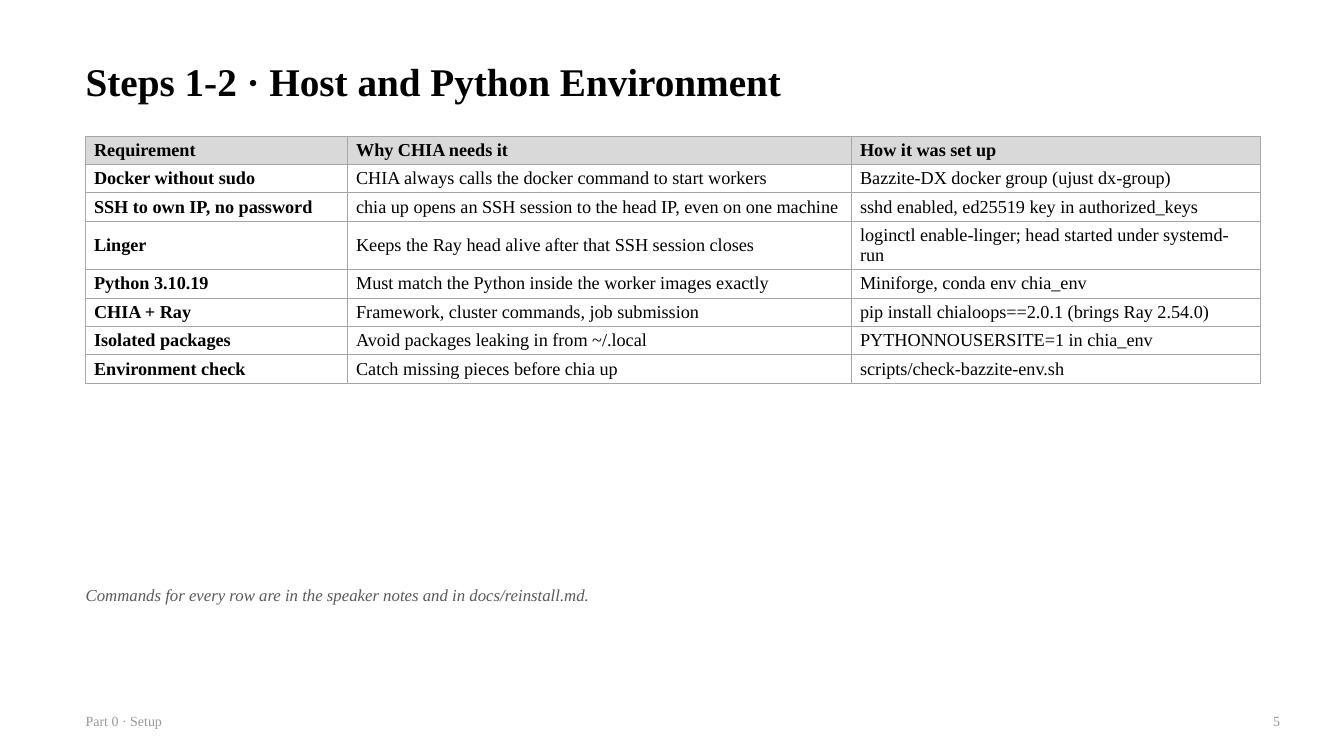
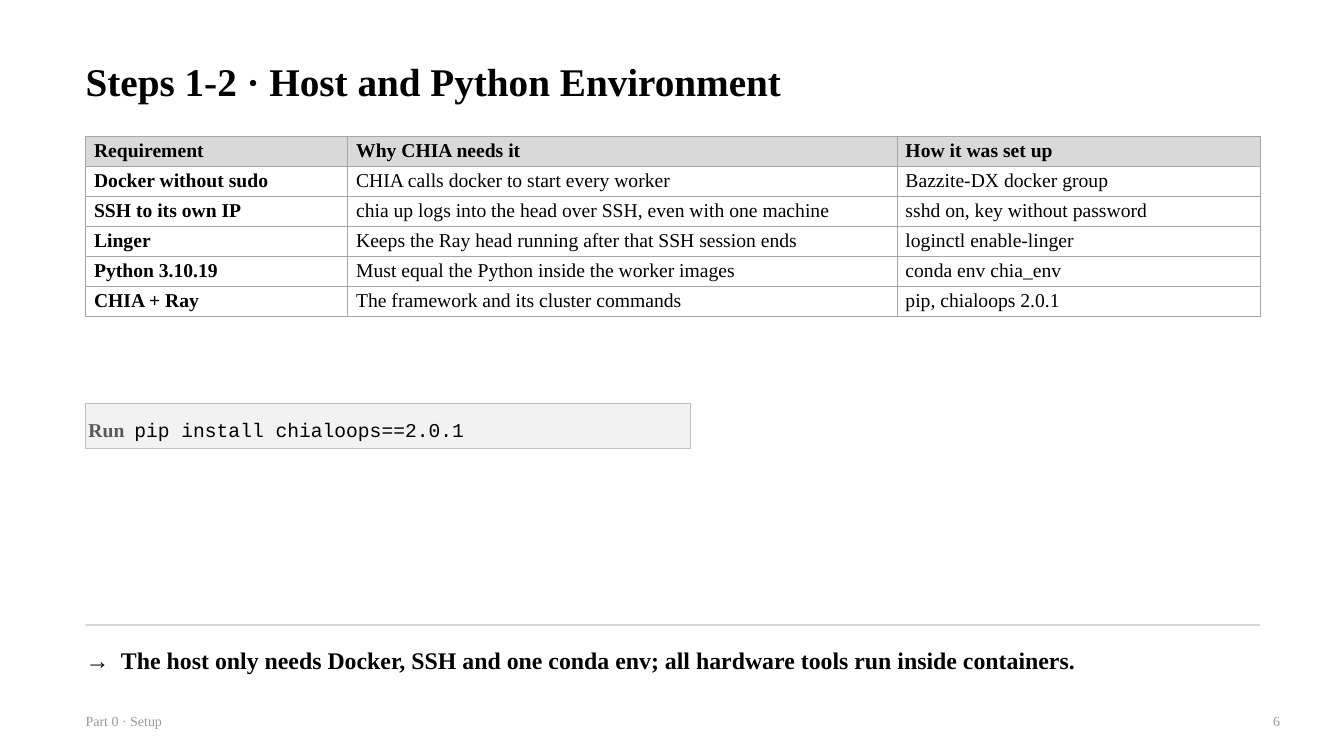
Before and after one commit to chipchip-tech/CHIA-workflow, a slide deck: slide 6 of projects/demo-alu/report/guides/0_Setup.pptx (slide 5 before the commit). Drawn at 1344x756 pixels with LibreOffice and Linux fonts; fonts in the diff are those of the drawing. Boxes give left, top, right and bottom in pixels: in the first picture for what was removed or moved away, otherwise in the second. Text is boxed around its words. In the diff, an @@ line names an element or a change of style, - is before the commit and + after.

```diff
--- a/projects/demo-alu/report/guides/0_Setup.pptx
+++ b/projects/demo-alu/report/guides/0_Setup.pptx
@@ table at (86, 136, 1260, 316) @@
-row 2: Docker without sudo | CHIA always calls the docker command to start workers | Bazzite-DX docker group (ujust dx-group)
-row 3: SSH to own IP, no password | chia up opens an SSH session to the head IP, even on one machine | sshd enabled, ed25519 key in authorized_keys
-row 4: Linger | Keeps the Ray head alive after that SSH session closes | loginctl enable-linger; head started under systemd-run
-row 5: Python 3.10.19 | Must match the Python inside the worker images exactly | Miniforge, conda env chia_env
-row 6: CHIA + Ray | Framework, cluster commands, job submission | pip install chialoops==2.0.1 (brings Ray 2.54.0)
-row 7: Isolated packages | Avoid packages leaking in from ~/.local | PYTHONNOUSERSITE=1 in chia_env
-row 8: Environment check | Catch missing pieces before chia up | scripts/check-bazzite-env.sh
+row 2: Docker without sudo | CHIA calls docker to start every worker | Bazzite-DX docker group
+row 3: SSH to its own IP | chia up logs into the head over SSH, even with one machine | sshd on, key without password
+row 4: Linger | Keeps the Ray head running after that SSH session ends | loginctl enable-linger
+row 5: Python 3.10.19 | Must equal the Python inside the worker images | conda env chia_env
+row 6: CHIA + Ray | The framework and its cluster commands | pip, chialoops 2.0.1
@@ rectangle added at (86, 403, 691, 449), fill #F2F2F2, outline #BFBFBF 0.75 pt, 14 pt, text #000000 @@
+Run pip install chialoops==2.0.1
@@ text removed at (86, 589, 588, 605) @@
-Commands for every row are in the speaker notes and in docs/reinstall.md.
@@ line added from (86, 625) to (1260, 625), #BFBFBF 1 pt @@
@@ text added at (121, 652, 1075, 674), 17 pt, text #000000, bold @@
+→ The host only needs Docker, SSH and one conda env; all hardware tools run inside containers.
@@ text at (1273, 717, 1280, 726): text changed @@
-5
+6
```
Also in this commit, not shown: 11 other slides changed, 1 slide added, 4 other files.
